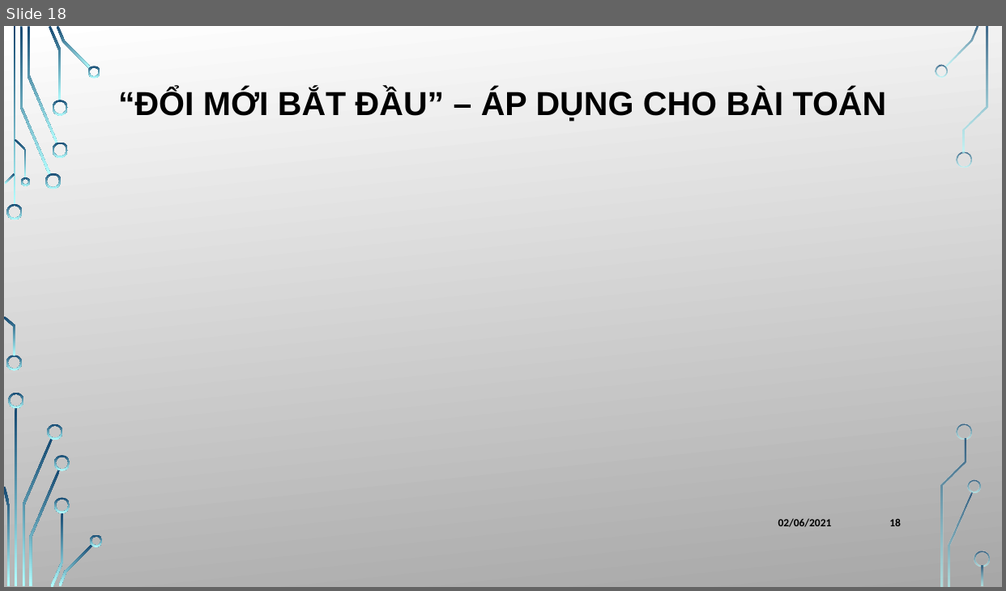
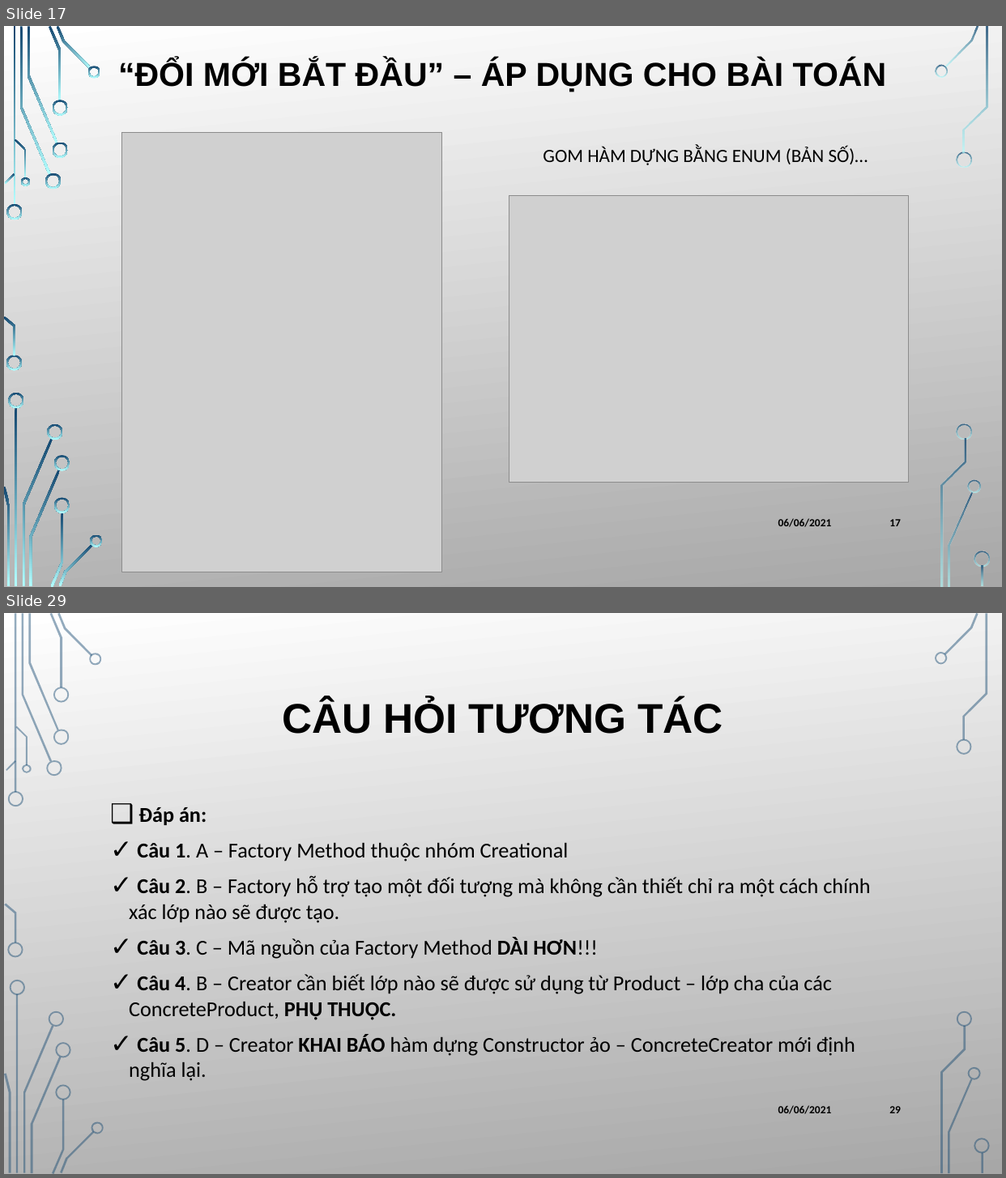
Before and after one commit to KhanhThinh/projects, a slide deck: docs/OOPForLife.pptx. Shown one above the other, each under a label of ours: slide 18 before the commit, slides 17 and 29 after it; the slides between them are not shown. The pictures are 1006x591 and 1006x1178 pixels, drawn with LibreOffice and Linux fonts; fonts in the diff are those of the drawing; grey boxes stand for pictures; background and template pictures are left out. Boxes give left, top, right and bottom in pixels: in the first picture for what was removed or moved away, otherwise in the second. Text is boxed around its words. In the diff, an @@ line names an element or a change of style, - is before the commit and + after.

```diff
--- a/docs/OOPForLife.pptx
+++ b/docs/OOPForLife.pptx
@@ slide 29 added at (x1=4, y1=613, x2=1002, y2=1174), background picture (left out); not listed: 36 template elements that a slide beside it also shows @@
@@ rectangle added at (x1=4, y1=613, x2=1002, y2=1174), fill gradient #FFFFFF to #A7A7A7 @@
@@ title added at (x1=282, y1=700, x2=723, y2=734), 40 pt, text #000000, bold @@
+CÂU HỎI TƯƠNG TÁC
@@ text added at (x1=129, y1=807, x2=870, y2=1081), 20.4 pt, text #000000 @@
+❑ Đáp án:
+✓ Câu 1. A – Factory Method thuộc nhóm Creational
+✓ Câu 2. B – Factory hỗ trợ tạo một đối tượng mà không cần thiết chỉ ra một cách chính xác lớp nào sẽ được tạo.
+✓ Câu 3. C – Mã nguồn của Factory Method DÀI HƠN!!!
+✓ Câu 4. B – Creator cần biết lớp nào sẽ được sử dụng từ Product – lớp cha của các ConcreteProduct, PHỤ THUỘC.
+✓ Câu 5. D – Creator KHAI BÁO hàm dựng Constructor ảo – ConcreteCreator mới định nghĩa lại.
@@ group added at (x1=4, y1=613, x2=104, y2=1174): 24 freeform shapes, 2 rectangles @@
@@ text added at (x1=778, y1=1105, x2=832, y2=1114), 10.5 pt, text #000000, bold @@
+06/06/2021
@@ page number added at (x1=889, y1=1106, x2=901, y2=1114), 10.5 pt, text #000000, bold @@
+29
@@ group added at (x1=935, y1=613, x2=990, y2=1174): 9 freeform shapes, 1 rectangle @@
@@ what was slide 18 is now slide 17 @@
@@ slide 17 changed as well @@
@@ title "“ĐỔI MỚI BẮT ĐẦU” – ..." moved from (x1=118, y1=88, x2=887, y2=122) to (x1=118, y1=60, x2=887, y2=92) @@
@@ picture added at (x1=122, y1=132, x2=442, y2=573) @@
@@ text added at (x1=543, y1=147, x2=868, y2=165), 18 pt, text #000000 @@
+GOM HÀM DỰNG BẰNG ENUM (BẢN SỐ)…
@@ picture added at (x1=509, y1=195, x2=908, y2=483) @@
@@ text at (x1=778, y1=518, x2=832, y2=527): text changed @@
-02/06/2021
+06/06/2021
@@ page number at (x1=889, y1=519, x2=901, y2=527): text changed @@
-18
+17
```
Also in this commit, not shown: 16 other slides changed, 12 other slides added, 2 slides removed, 1 other file.
